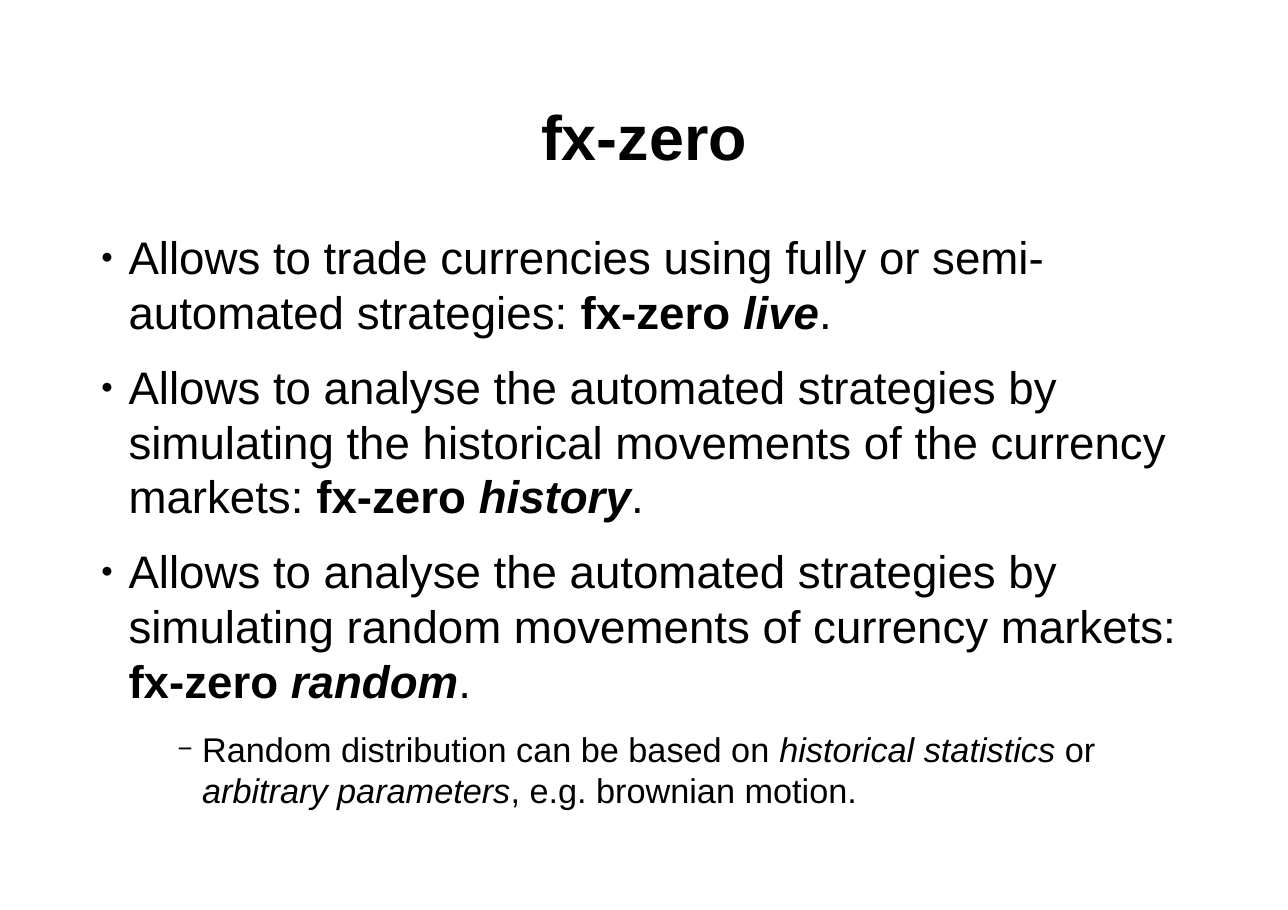
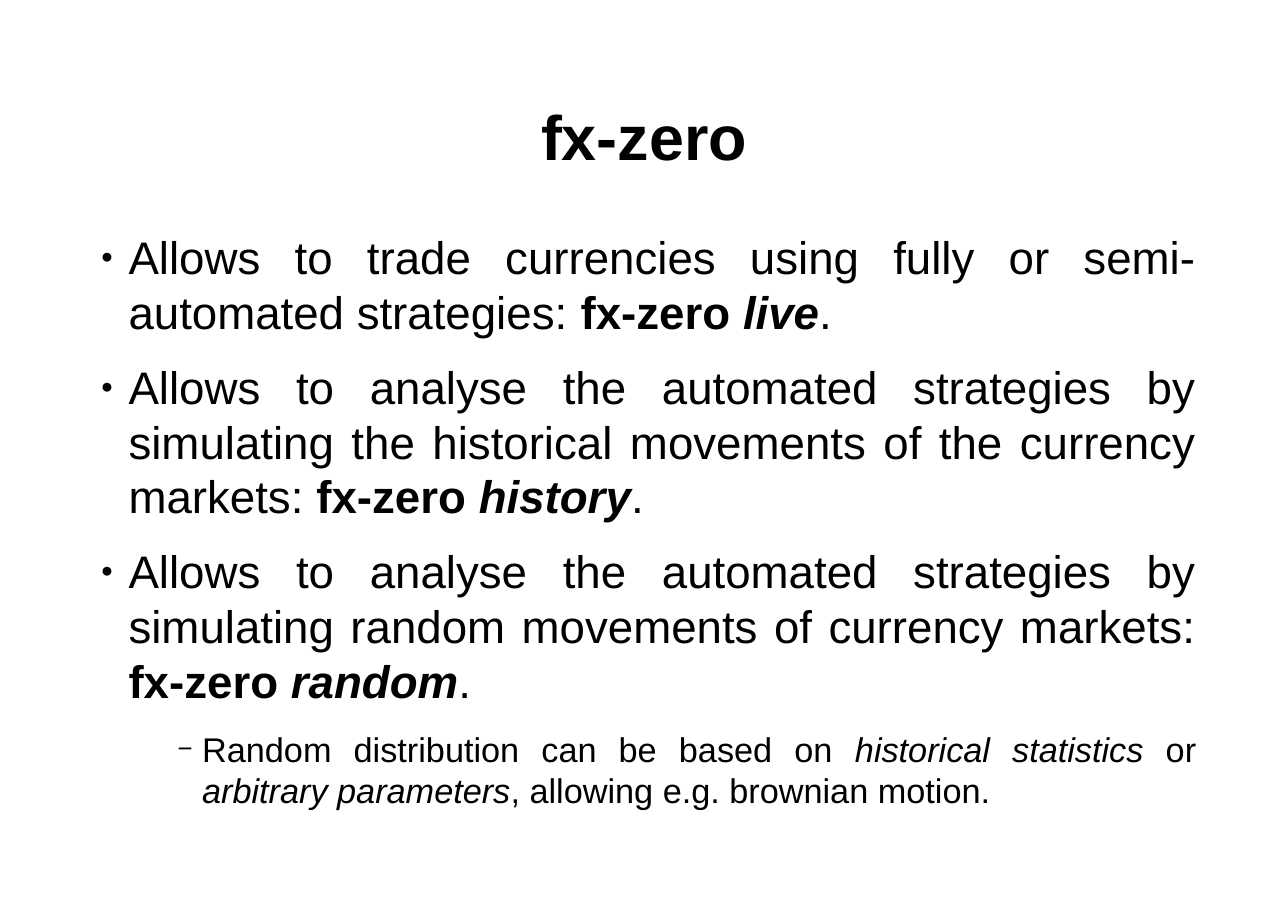
Before and after one commit to hsk81/fx-zero, a slide deck: slide 3 of doc/presentation/fx-zero.odp (slide 2 before the commit). Drawn at 1288x910 pixels with LibreOffice and Linux fonts; fonts in the diff are those of the drawing. Boxes give left, top, right and bottom in pixels: in the first picture for what was removed or moved away, otherwise in the second. Text is boxed around its words. In the diff, an @@ line names an element or a change of style, - is before the commit and + after.

```diff
--- a/doc/presentation/fx-zero.odp
+++ b/doc/presentation/fx-zero.odp
@@ text at (129, 241, 1195, 699): alignment left to justified @@
@@ text at (202, 737, 1196, 809): text changed @@
-    − Random distribution can be based on historical statistics or arbitrary parameters, e.g. brownian motion.
+    − Random distribution can be based on historical statistics or arbitrary parameters, allowing e.g. brownian motion.
```
Also in this commit, not shown: 4 other slides changed, 11 slides added, 3 other files.
